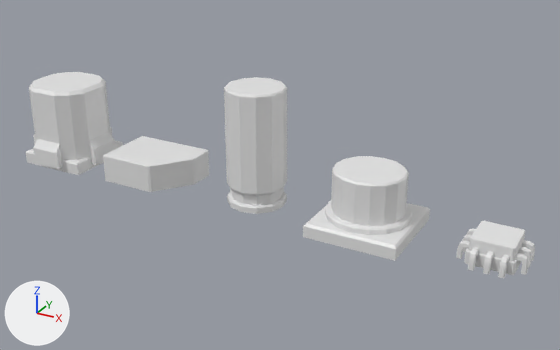
Renders of the Blender file Models/World Objects.blend from each side of a commit.
The view is the same before and after, from a 50 mm lens placed at (4.02, -10.14, 5.64), pointed at (-1.6, 0.06, 0.54). Arrows for +X, +Y and +Z are at lower left; the lights stay in place.

Objects in the first picture: 'Object 1.col', 'Object 2.col', 'Object 3.col', 'Object 4.col', 'Object 5.col'.
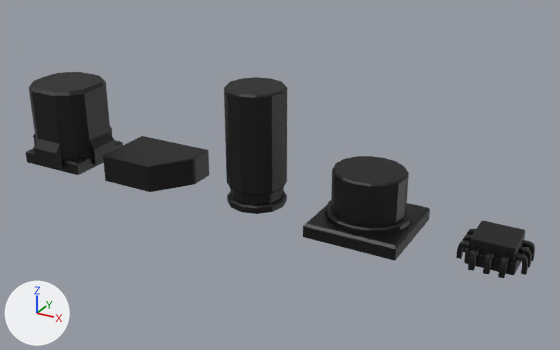
What differs and where, as boxes [x1, y1, x2, y2] in the pictures (560 x 350 px):
'Object 2.col', recoloured (white to black)
    both: [303, 156, 430, 261]
'Object 4.col', recoloured (grey to black)
    both: [224, 77, 287, 214]
'Object 1.col', recoloured (grey to black)
    both: [26, 72, 123, 175]
'Object 3.col', recoloured (white to black)
    both: [103, 136, 209, 192]
'Object 5.col', recoloured (white to black)
    both: [456, 221, 535, 278]

The change in detail:
Picture 'Objects' (img_objects) is new.
Material 'Object Texture' (mat_object_texture) is new.
Its texture is img_objects.
me_cube has 30 vertices, 32 faces and spans x -0.8..0.7, y -0.58..0.55, z -0.01..0.49.
me_cube no longer uses material mat_material (white #e7e7e7).
me_cube now uses material mat_object_texture (picture img_objects).
me_cube_003 has 140 vertices, 123 faces and spans x -0.75..0.75, y -0.75..0.75, z 0.0..1.5.
me_cube_003 now uses material mat_object_texture (picture img_objects).
me_cube_008 has 108 vertices, 92 faces and spans x -0.75..0.75, y -0.75..0.75, z -0.01..0.99.
me_cube_008 now uses material mat_object_texture (picture img_objects).
me_cylinder has 108 vertices, 98 faces and spans x -0.5..0.5, y -0.5..0.5, z 0.01..2.01.
me_cylinder now uses material mat_object_texture (picture img_objects).
me_cube_001 has 480 vertices, 426 faces and spans x -0.49..0.51, y -0.5..0.5, z 0.003..0.403.
me_cube_001 now uses material mat_object_texture (picture img_objects).
